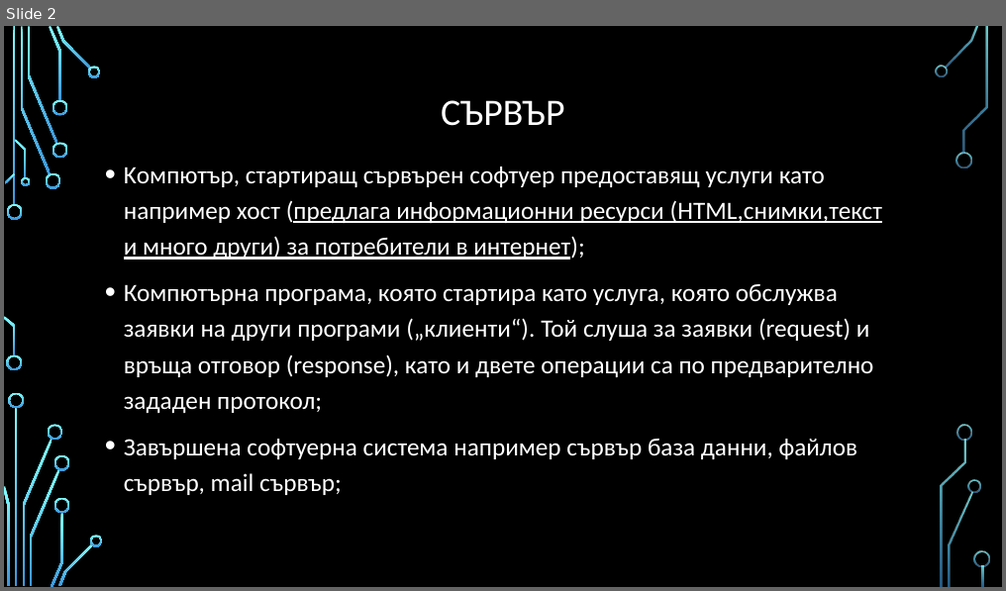
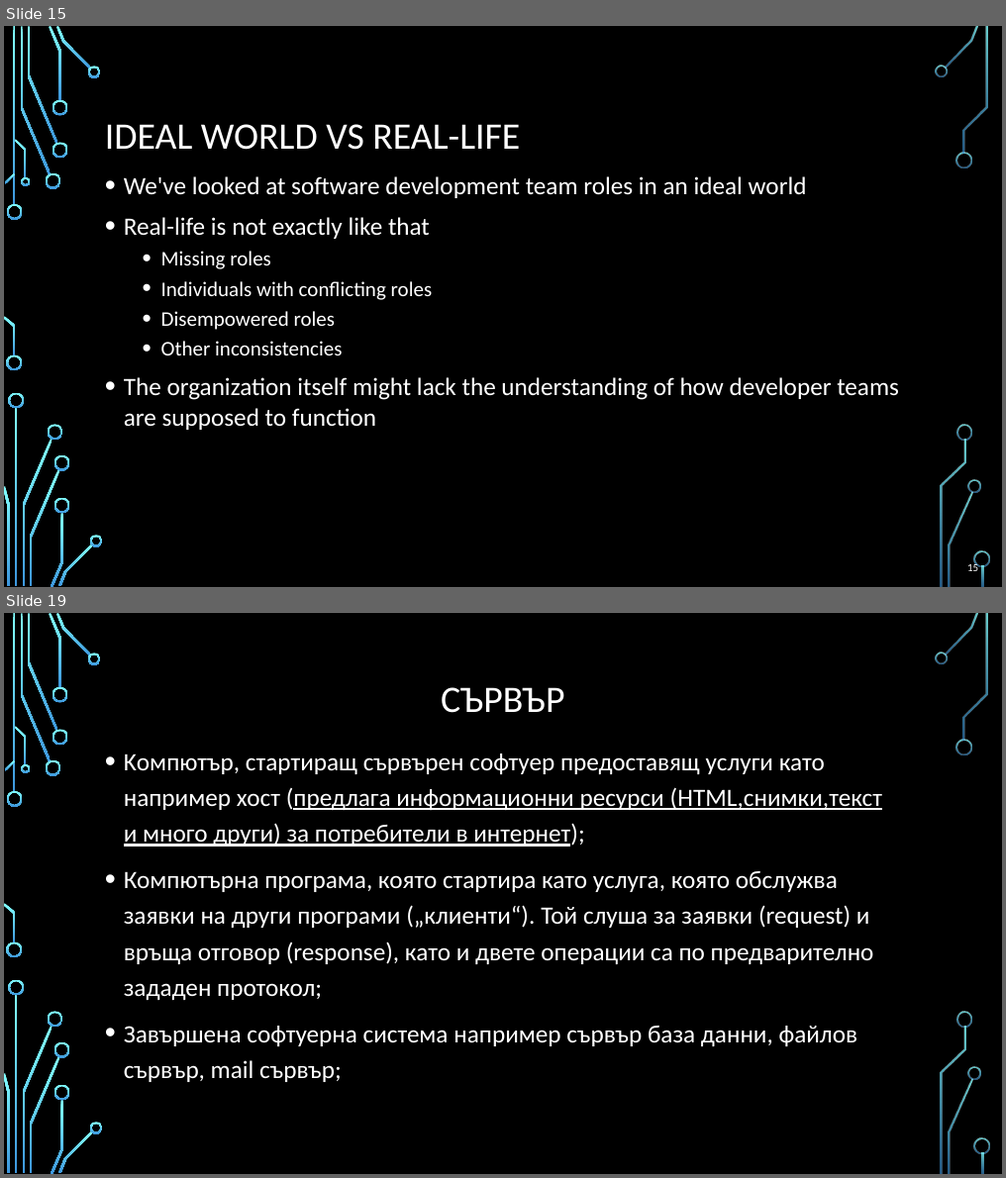
Before and after one commit to profjordanov/hybrid-app-development, a slide deck: 00. Lecture/basics_and_beyond.pptx. Shown one above the other, each under a label of ours: slide 2 before the commit, slides 15 and 19 after it; the slides between them are not shown. The pictures are 1006x591 and 1006x1178 pixels, drawn with LibreOffice and Linux fonts; fonts in the diff are those of the drawing; background and template pictures are left out. Boxes give left, top, right and bottom in pixels: in the first picture for what was removed or moved away, otherwise in the second. Text is boxed around its words. In the diff, an @@ line names an element or a change of style, - is before the commit and + after.

```diff
--- a/00. Lecture/basics_and_beyond.pptx
+++ b/00. Lecture/basics_and_beyond.pptx
@@ slide 15 added at bbox=[4, 26, 1002, 587], background picture (left out); not listed: 36 template elements that a slide beside it also shows @@
@@ title added at bbox=[105, 124, 520, 150], 36 pt, text #FFFFFF @@
+IDEAL WORLD VS REAL-LIFE
@@ text added at bbox=[124, 176, 899, 430], 24 pt, text #FFFFFF @@
+• We've looked at software development team roles in an ideal world
+• Real-life is not exactly like that
+  • Missing roles
+  • Individuals with conflicting roles
+  • Disempowered roles
+  • Other inconsistencies
+• The organization itself might lack the understanding of how developer teams
+  are supposed to function
@@ page number added at bbox=[967, 563, 978, 571], 10.5 pt, text #FFFFFF @@
+15
@@ what was slide 2 is now slide 19 @@
```
Also in this commit, not shown: 16 other slides added.
